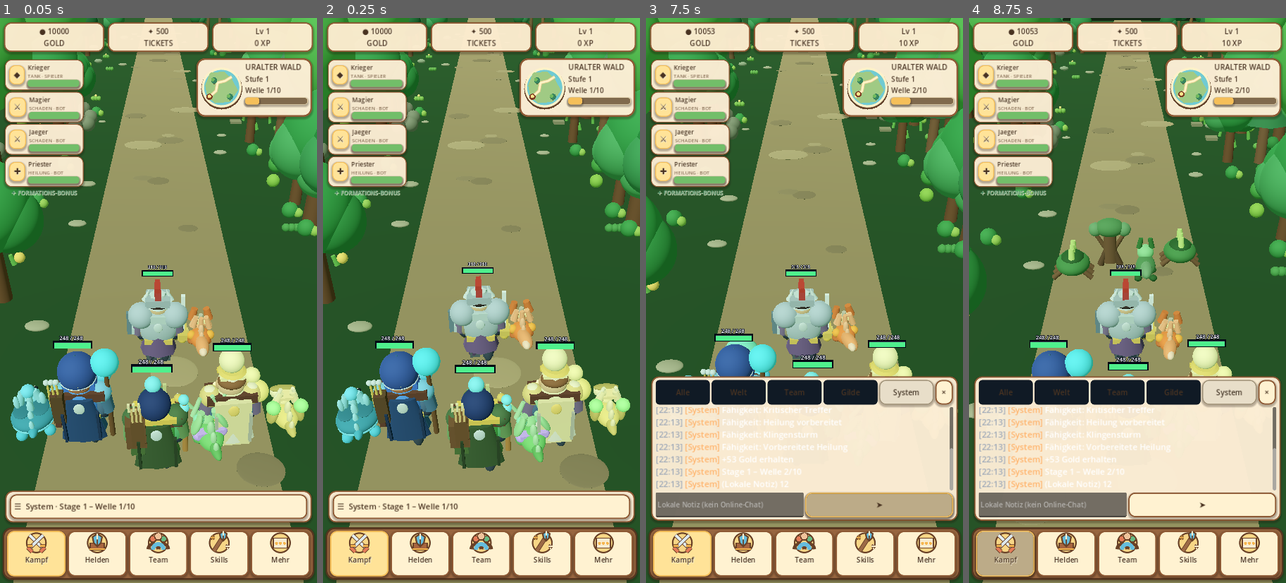
Above: before the commit, frames 1-4 (left to right).
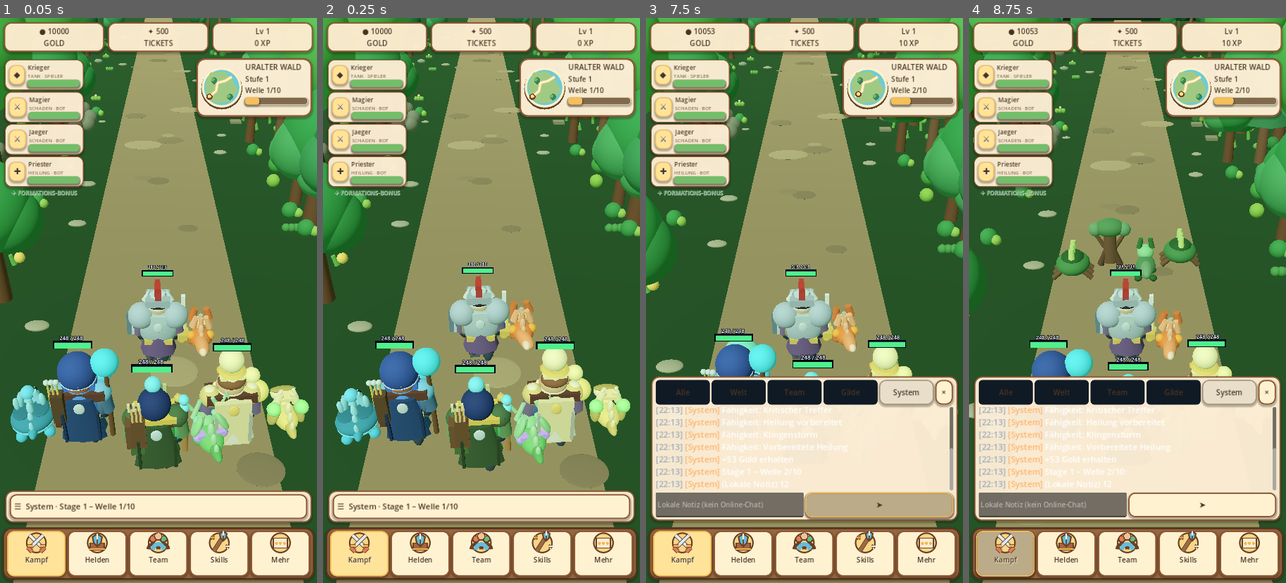
Above: after the commit, the same moments.

Repository: xynewageyx/TitanLegend
Game: Godot game, scene res://scenes/main.tscn
Same seed, same stepped clock (60 frames per second), same inputs: the game is played once before the commit and once after it.
Inputs (mouse positions are in pixels of both pictures, inside the frame that each line leads up to):
- Up to frame 1 (0.05 s): no input
- Up to frame 2 (0.25 s): no input
- Up to frame 3 (7.5 s): click "☰ System · Stage 1 – Welle 1/…" at 0.5 s; click (728, 503) at 1.27 s; type "12" at 1.35 s; click "Welt" at 2 s; click "Alle" at 2.75 s; click "Team" at 3.5 s; click "Gilde" at 4.25 s; click "System" at 5 s; click "×" at 5.75 s; click "☰ System · Fähigkeit: Vorbere…" at 6.5 s; click "➤" at 7.25 s
- Up to frame 4 (8.75 s): click (1003, 554) at 8 s

The runs differ from the first frame. In frame 1, 0.6% of the frame differs, in the area x 3-98%, y 51-79%; in frame 2, 0.6%; in frame 3, 0.1%; in frame 4, nothing differs.

Commit message:
Add walk-aware passive pet gait and tail motion while preserving formation

Diff:
--- a/scripts/team_formation.gd
+++ b/scripts/team_formation.gd
@@ -163,6 +163,8 @@
    var pet_bob_height: float = 0.10 if is_walking else 0.15
    var pet_phase: float = animation_clock * pet_bob_speed + float(i) * 1.4
    pet.position.y = 0.12 + sin(pet_phase) * pet_bob_height
+   # Small forward/back gait movement, without changing lateral formation spacing.
+   pet.position.z = -0.35 + (sin(pet_phase * 0.5) * 0.055 if is_walking else 0.0)
    # Keep the face oriented toward the camera instead of spinning endlessly.
    pet.rotation.y = sin(animation_clock * 1.1 + float(i)) * 0.16
    pet.rotation.z = sin(animation_clock * 2.0 + float(i)) * 0.055
@@ -182,7 +184,8 @@
     wing_right.rotation.z = 0.25 + wing_flutter * 5.0
    var animated_tail: Node3D = pet.get_node_or_null("AnimatedTail") as Node3D
    if animated_tail != null:
-    animated_tail.rotation.y = sin(animation_clock * 2.8 + float(i)) * 0.24
+    var tail_speed: float = 5.0 if is_walking else 2.8
+    animated_tail.rotation.y = sin(animation_clock * tail_speed + float(i)) * (0.32 if is_walking else 0.24)
  if attack_flash > 0.0:
   attack_flash = maxf(0.0, attack_flash - delta)
 
